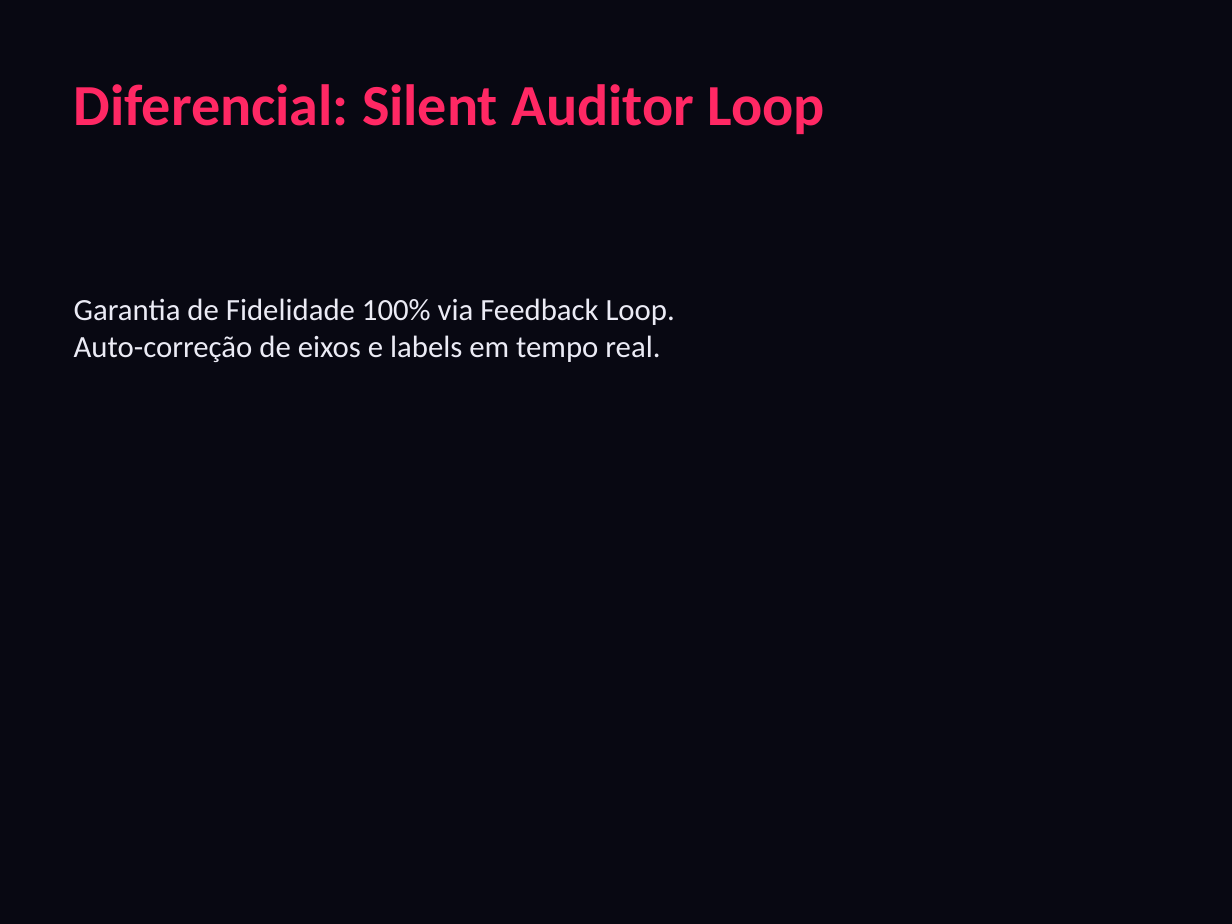
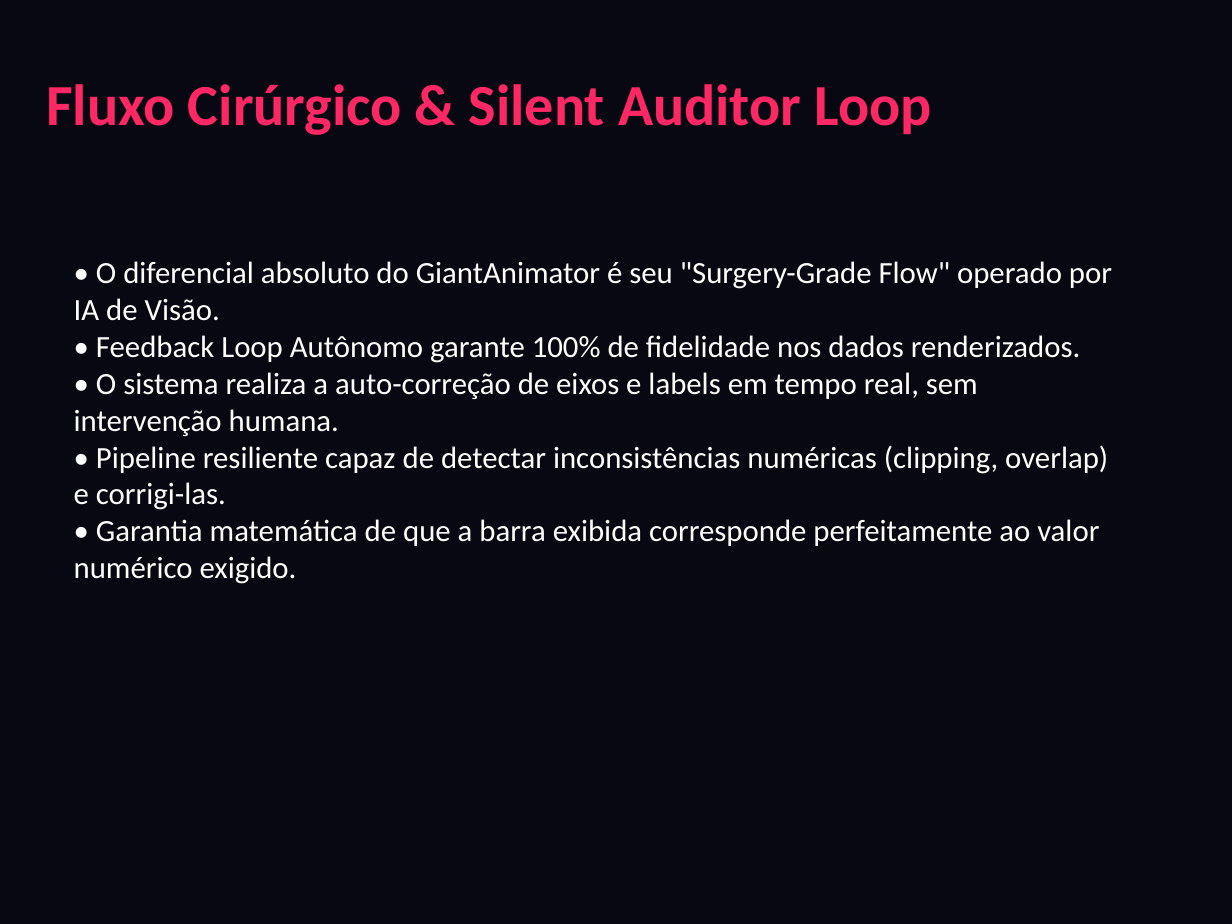
Before and after one commit to gian256-svg/GiantAnimator, a slide deck: slide 4 of GIANT_APRESENTACAO_PREMIUM.pptx (slide 6 before the commit). Drawn at 1232x924 pixels with LibreOffice and Linux fonts; fonts in the diff are those of the drawing. Boxes give left, top, right and bottom in pixels: in the first picture for what was removed or moved away, otherwise in the second. Text is boxed around its words. In the diff, an @@ line names an element or a change of style, - is before the commit and + after.

```diff
--- a/GIANT_APRESENTACAO_PREMIUM.pptx
+++ b/GIANT_APRESENTACAO_PREMIUM.pptx
@@ text at [46,84,931,135]: text changed @@
-Diferencial: Silent Auditor Loop
+Fluxo Cirúrgico & Silent Auditor Loop
@@ text added at [74,261,1112,579], 18 pt, text #FFFFFF @@
+• O diferencial absoluto do GiantAnimator é seu "Surgery-Grade Flow" operado por IA de Visão.
+• Feedback Loop Autônomo garante 100% de fidelidade nos dados renderizados.
+• O sistema realiza a auto-correção de eixos e labels em tempo real, sem intervenção humana.
+• Pipeline resiliente capaz de detectar inconsistências numéricas (clipping, overlap) e corrigi-las.
+• Garantia matemática de que a barra exibida corresponde perfeitamente ao valor numérico exigido.
@@ text removed at [74,298,675,362] @@
-Garantia de Fidelidade 100% via Feedback Loop.
-Auto-correção de eixos e labels em tempo real.
```
Also in this commit, not shown: 5 other slides changed, 4 slides added, 8 slides removed, 16 other files.
